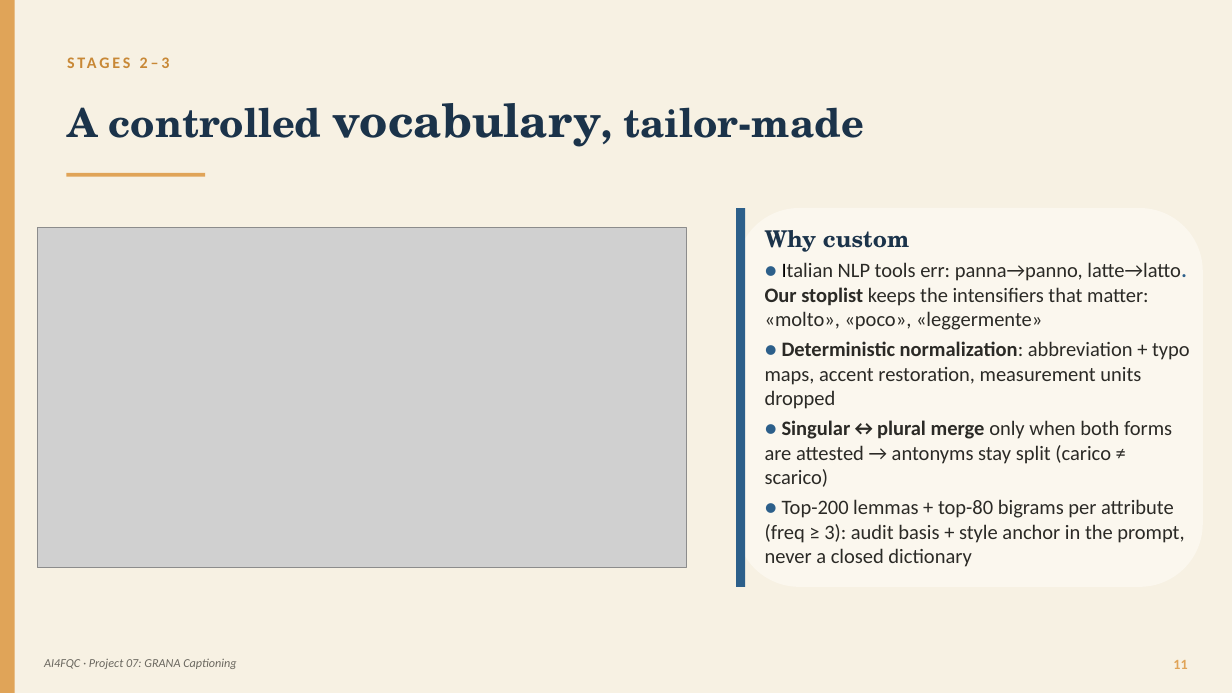
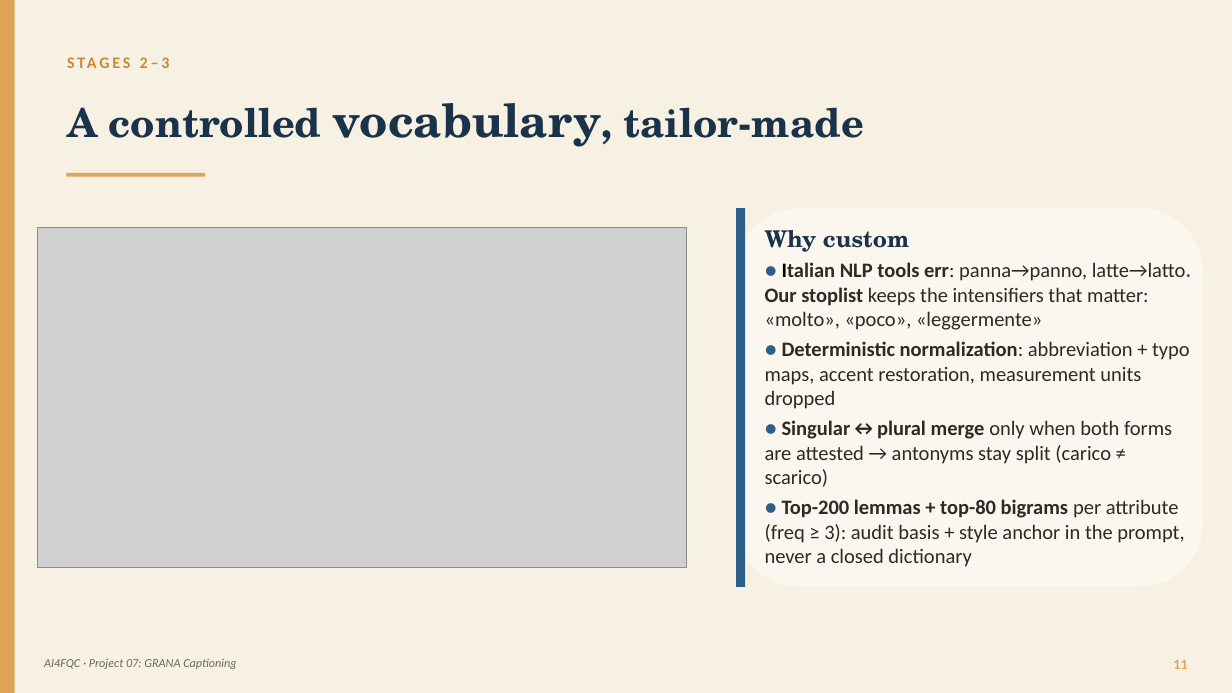
Before and after one commit to panciut/Cheese, a slide deck: slide 11 of presentation/Trentingrana_Captioning_EN.pptx. Drawn at 1232x693 pixels with LibreOffice and Linux fonts; fonts in the diff are those of the drawing; grey boxes stand for pictures. Boxes give left, top, right and bottom in pixels: in the first picture for what was removed or moved away, otherwise in the second. Text is boxed around its words. In the diff, an @@ line names an element or a change of style, - is before the commit and + after.

```diff
--- a/presentation/Trentingrana_Captioning_EN.pptx
+++ b/presentation/Trentingrana_Captioning_EN.pptx
@@ text at [765, 262, 1191, 567]: bold on in "Italian NLP tools err:", "Top-200 lemmas + top-80 bigrams" @@
```
Also in this commit, not shown: 1 other slide changed, 1 slide removed, 1 other file.
